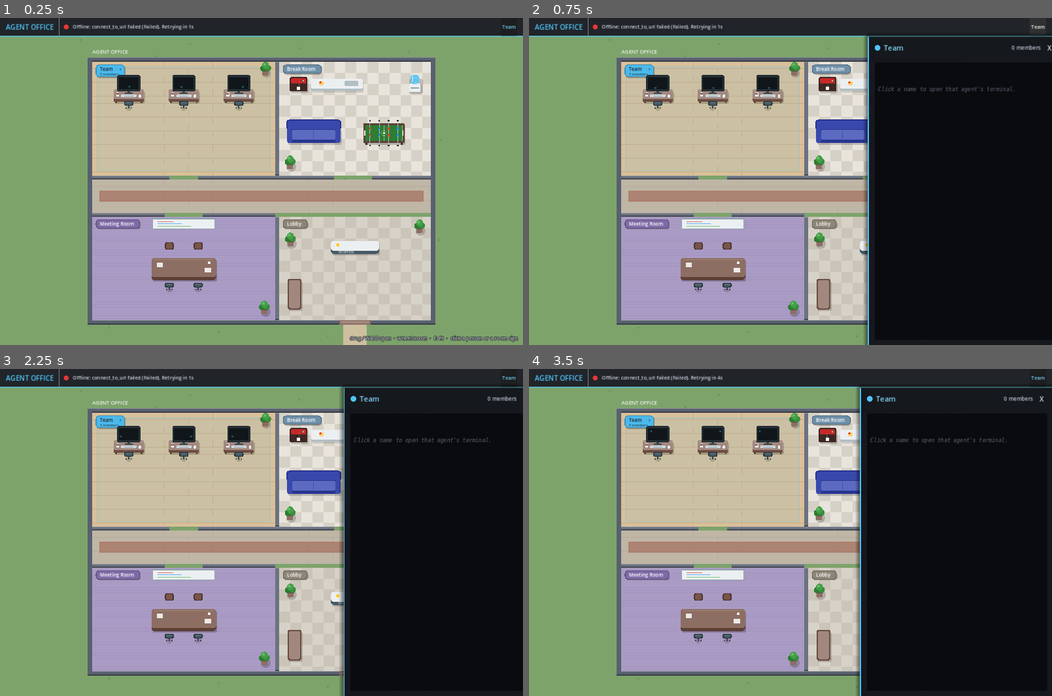
Above: before the commit, frames 1-4 (two rows, left to right).
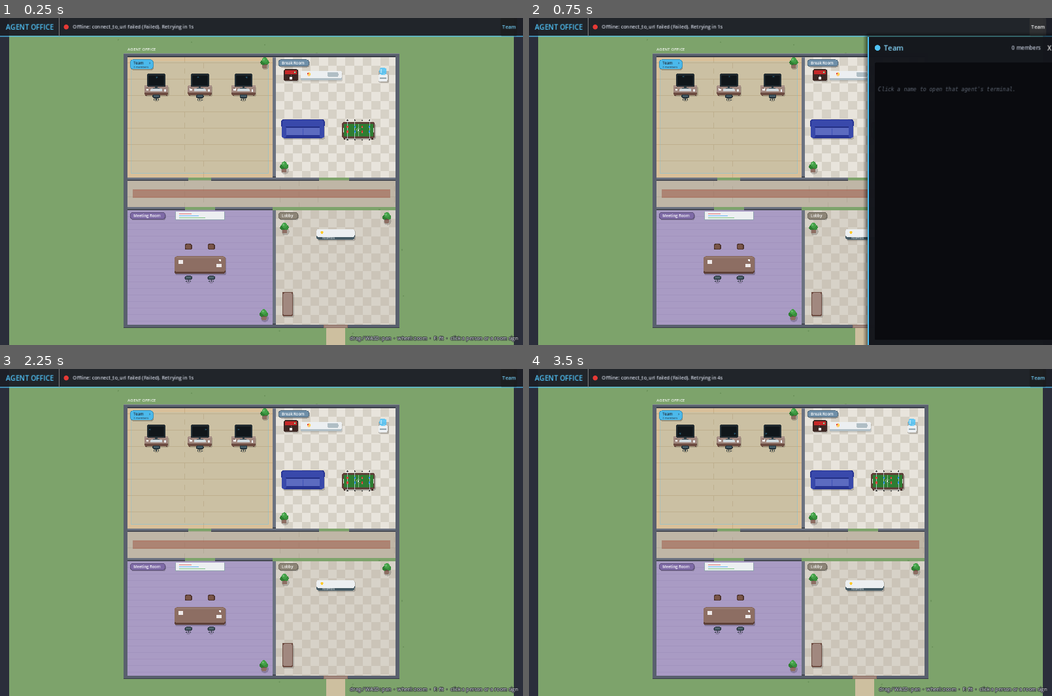
Above: after the commit, the same moments.

Repository: pvella/agentic-corporation
Game: Godot game, scene res://Main.tscn
Two runs of this game, one before a commit and one after it. Both use one fixed random seed, a clock stepped at 60 frames per second and the inputs below.
Inputs (mouse positions are in pixels of both pictures, inside the frame that each line leads up to):
- Up to frame 1 (0.25 s): no input
- Up to frame 2 (0.75 s): click "Team" at 0.5 s
- Up to frame 3 (2.25 s): click "X" at 1.25 s; tap A at 2 s; drag from (109, 421) to (313, 460) at 2.02 s
- Up to frame 4 (3.5 s): tap A at 2.75 s; drag from (685, 548) to (638, 421) at 2.77 s

The runs differ from the first frame. In frame 1, 30% of the frame differs, in the area x 0-100%, y 5-100%; in frame 2, 19%; in frame 3, 52%; in frame 4, 54%.

Commit message:
Taller rooms: ~32% more vertical space in every room
- Team rooms: desk row pitch 124 -> 150 px, space above the first row
  46 -> 68 px, open floor below the last row 40 -> 72 px, so a 2-row team
  room goes from 334 to 440 px tall (+32%).
- Break Room 330 -> 440 px, Meeting Room 300 -> 420 px, Lobby/lounge
  300 -> 420 px (each row takes the tallest cell, so both rows are 440 px).
- Break Room: sofa and foosball table moved down to use the extra floor.
- Meeting Room: table centred vertically. PTC wing (matches the main
  building's height): meeting nook moved down to suit the taller wing.
- Doors, corridor and nav bake unchanged in approach; whole office still
  fits the default 1280x800 window and 1920x1080 with camera fit-all.
- README screenshots refreshed.

Diff:
--- a/Office.gd
+++ b/Office.gd
@@ -19,10 +19,10 @@
 const WALL := 12.0
 const EXT_WALL := 14.0
 const CORRIDOR := 96.0
-const CELL := Vector2(160, 124)
+const CELL := Vector2(160, 150)   ## one desk + chair + aisle
 const PAD_X := 26.0
-const ROOM_TOP := 46.0
-const ROOM_BOTTOM := 40.0
+const ROOM_TOP := 68.0            ## space above the first desk row (sign, plant)
+const ROOM_BOTTOM := 72.0         ## open floor below the last desk row
 const DOOR := 84.0
 const WING_GAP := 34.0
 const AMENITY_W := 176.0
@@ -194,11 +194,11 @@
 func _cell_size(cell: Dictionary) -> Vector2:
 	match str(cell.kind):
 		"team": return _team_size(cell.room)
-		"break": return Vector2(440, 330)
+		"break": return Vector2(440, 440)
 		"meeting":
 			var per_side := ceili(int(cell.seats) / 2.0)
-			return Vector2(maxf(340.0, per_side * 84.0 + 180.0), 300)
-		_: return Vector2(300, 300)
+			return Vector2(maxf(340.0, per_side * 84.0 + 180.0), 420)
+		_: return Vector2(300, 420)
 
 
 func _corridor_wall(cell: Dictionary, r: Rect2) -> void:
@@ -289,11 +289,11 @@
 	_wp("Coffee_Machine", Vector2(p.x + 56, p.y + 112), "up")
 	_prop("water", Rect2(r.end.x - 66, p.y + 44, 40, 44))
 	_wp("Water_Cooler", Vector2(r.end.x - 46, p.y + 114), "down")
-	var sofa := Rect2(p.x + 22, p.y + 190, 156, 46)
+	var sofa := Rect2(p.x + 22, p.y + 250, 156, 46)
 	_prop("sofa", sofa)
 	_wp("Sofa_1", Vector2(sofa.position.x + 48, sofa.position.y + 26), "down", "sofa")
 	_wp("Sofa_2", Vector2(sofa.position.x + 108, sofa.position.y + 26), "down", "sofa")
-	var table := Rect2(r.end.x - 196, p.y + 178, 120, 58)
+	var table := Rect2(r.end.x - 196, p.y + 238, 120, 58)
 	_prop("foosball", table)
 	_wp("Foosball_1", Vector2(table.position.x - 22, table.position.y + 22), "right", "foosball")
 	_wp("Foosball_2", Vector2(table.end.x + 22, table.position.y + 22), "left", "foosball")
@@ -308,7 +308,7 @@
 	var n := int(cell.seats)
 	var per_side := ceili(n / 2.0)
 	var tw := per_side * 84.0 + 20.0
-	var table := Rect2(r.position.x + r.size.x * 0.5 - tw * 0.5, r.position.y + 120, tw, 64)
+	var table := Rect2(r.position.x + r.size.x * 0.5 - tw * 0.5, r.position.y + maxf(120.0, r.size.y * 0.5 - 40.0), tw, 64)
 	_prop("table", table)
 	var names: Array[String] = []
 	for i in n:
@@ -343,7 +343,7 @@
 	_wp(rid + "_Coffee", Vector2(ax + 44, wing.position.y + 118), "up")
 	_prop("water", Rect2(ax + 112, wing.position.y + 48, 40, 44))
 	_wp(rid + "_Water", Vector2(ax + 132, wing.position.y + 118), "down")
-	var table := Rect2(ax + 28, wing.position.y + 250, 120, 60)
+	var table := Rect2(ax + 28, wing.position.y + 330, 120, 60)
 	_prop("table", table)
 	var seats: Array[String] = []
 	for i in 4:
Binary file changed: docs/images/agent-office-break-room.png
Binary file changed: docs/images/agent-office-desks.png
Binary file changed: docs/images/agent-office-overview.png
Binary file changed: docs/images/agent-office-team-summary.png
Binary file changed: docs/images/agent-office-terminal.png
